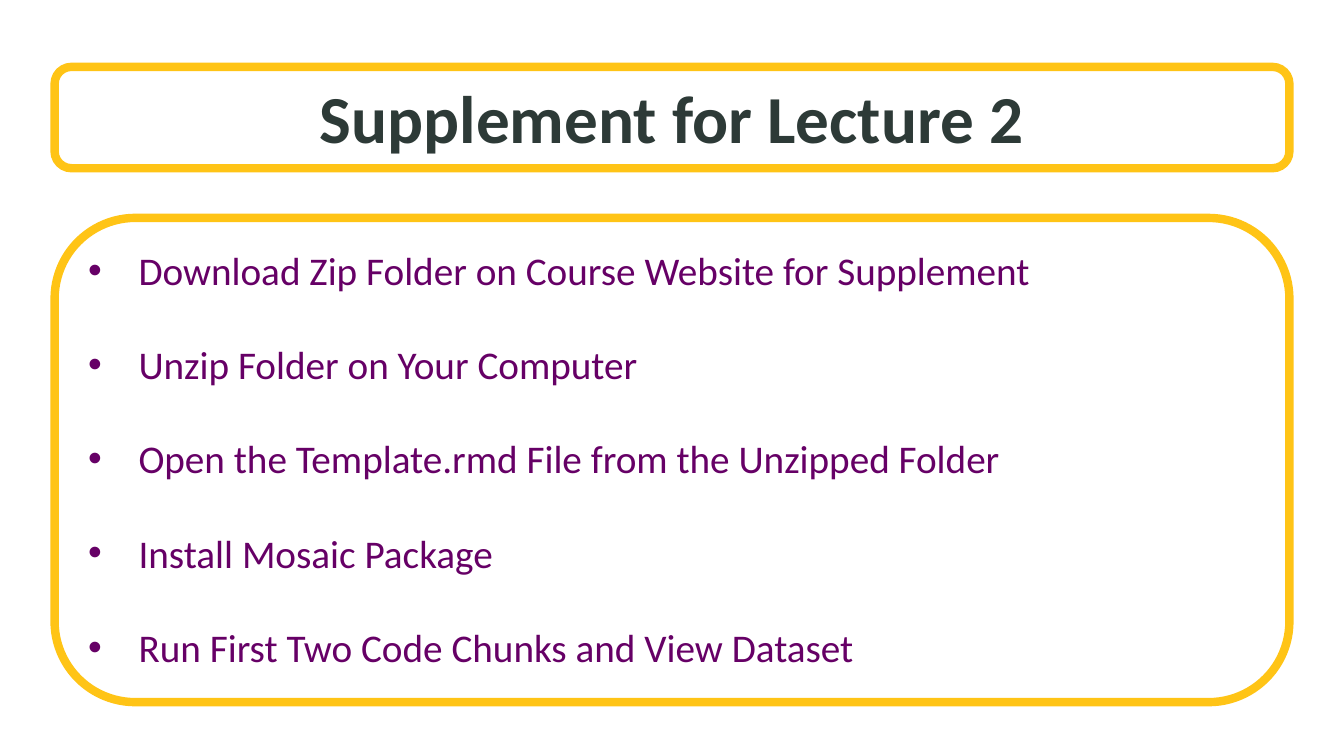
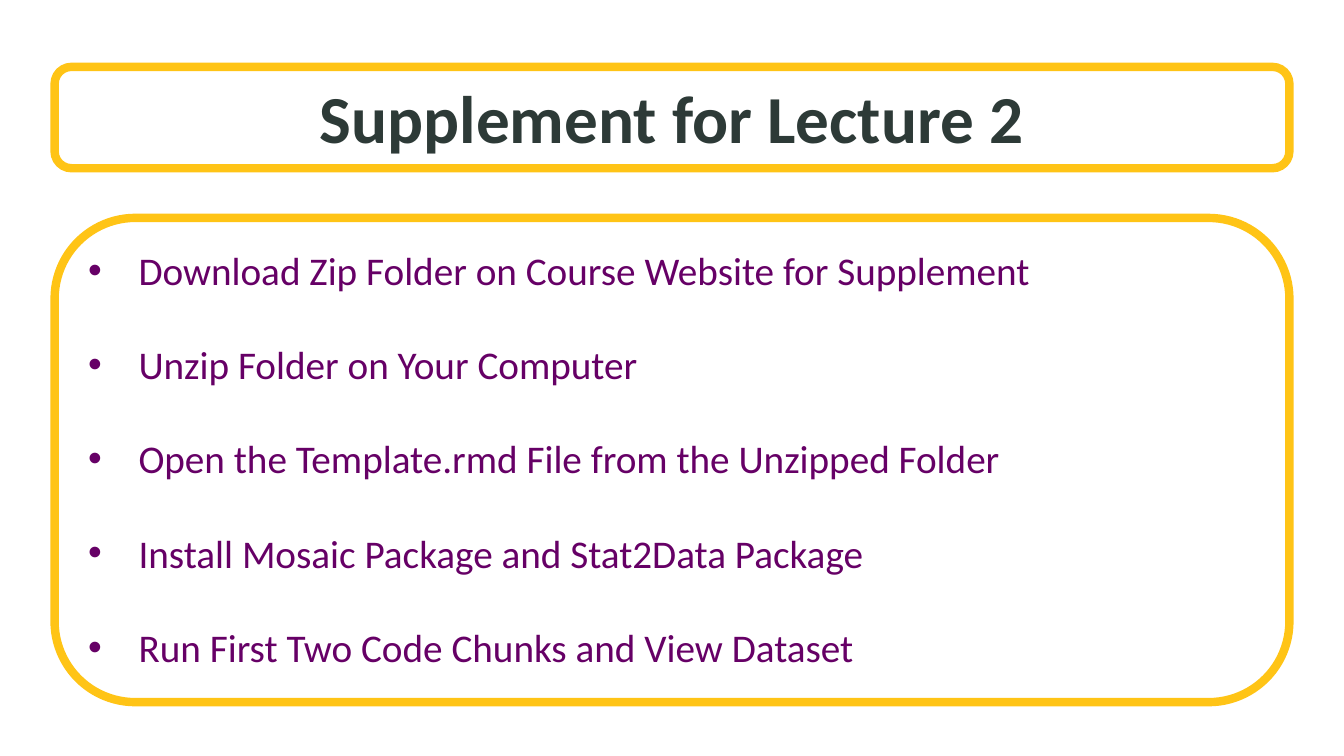
Before and after one commit to SuperMarioGiacomazzo/STOR455_WEBSITE, a slide deck: slide 3 of Lectures/2 - Four Step Process.pptx. Drawn at 1344x756 pixels with LibreOffice and Linux fonts; fonts in the diff are those of the drawing; background and template pictures are left out. Boxes give left, top, right and bottom in pixels: in the first picture for what was removed or moved away, otherwise in the second. Text is boxed around its words. In the diff, an @@ line names an element or a change of style, - is before the commit and + after.

```diff
--- a/Lectures/2 - Four Step Process.pptx
+++ b/Lectures/2 - Four Step Process.pptx
@@ text in rounded rectangle at [139,540,863,575]: text changed @@
-• Install Mosaic Package
+• Install Mosaic Package and Stat2Data Package
```
Also in this commit, not shown: 4 other slides changed, 6 slides added, 9 slides removed, 14 other files.
